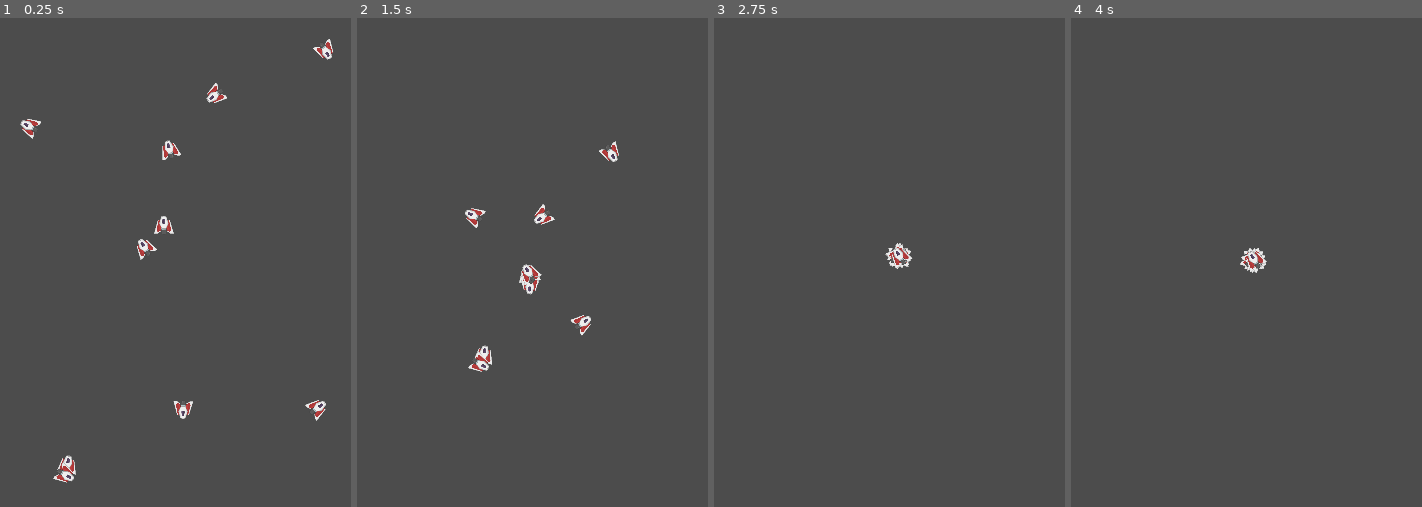
Above: before the commit, frames 1-4 (left to right).
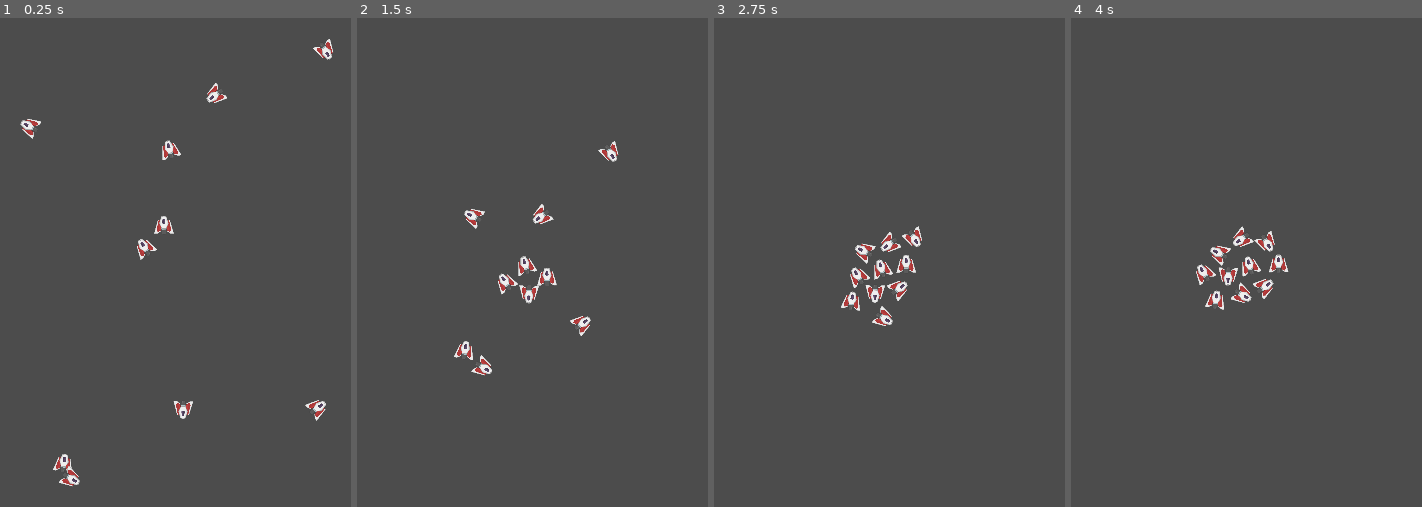
Above: after the commit, the same moments.

Repository: TheHandsomeCoder/GodotBoids
Game: Godot game, scene res://src/main/Main.tscn
Two runs of this game, one before a commit and one after it. Both use one fixed random seed, a clock stepped at 60 frames per second and the inputs below.
Inputs (mouse positions are in pixels of both pictures, inside the frame that each line leads up to):
- Up to frame 1 (0.25 s): no input
- Up to frame 2 (1.5 s): move the mouse to (641, 340) at 0.52 s; move the mouse to (437, 414) at 1.27 s
- Up to frame 3 (2.75 s): move the mouse to (938, 218) at 2.02 s
- Up to frame 4 (4 s): move the mouse to (outside the picture) at 2.77 s; move the mouse to (1393, 487) at 3.52 s

The runs differ from the first frame. In frame 1, 0.3% of the frame differs, in the area x 15-95%, y 8-96%; in frame 2, 1.2%; in frame 3, 1.4%, in the area x 36-60%, y 42-63%; in frame 4, 1.4%.

Commit message:
We have seperation

Diff:
--- a/godot/src/src/boid/Boid.gd
+++ b/godot/src/src/boid/Boid.gd
@@ -19,8 +19,12 @@
 
 func _updatePosition(position: Vector2, velocity: Vector2, delta: float) -> Vector2:
 	_velocity = Vector2.ZERO;
-	_velocity = _calculateCohesion()
+	var coh = _calculateCohesion()
+	var sep = _calculateSeparation()
+	print(coh, sep)
+	_velocity = coh+sep
 	_velocity = (_velocity - position).normalized() * _speed
+
 	return position + _velocity * delta
 
 
@@ -35,9 +39,38 @@
 	return position + _velocity * delta
 
 func _calculateCohesion() -> Vector2:
-	var flock = self.get_parent().get_children();
+	var flock = self.get_parent().get_children()
 	var targetPos = Vector2.ZERO
 	for boid in flock:
 		targetPos += boid.position
 
 	return targetPos / flock.size()
+
+
+# if ((d > 0) && (d < desiredseparation)) {
+#        // Calculate vector pointing away from neighbor
+#        PVector diff = PVector.sub(position, other.position);
+#        diff.normalize();
+#        diff.div(d);        // Weight by distance
+#        steer.add(diff);
+#        count++;            // Keep track of how many
+#      }
+
+func _calculateSeparation() -> Vector2:
+	var minDistance = 25.0;
+	var flock = self.get_parent().get_children()
+	var targetPos = Vector2.ZERO
+	var count = 0;
+	for boid in flock:
+		var distance = position.distance_to(boid.position)
+		if(distance > 0 && distance < minDistance):
+			var differance: Vector2 = position - boid.position
+			differance = differance.normalized()
+			differance =  differance/distance
+			targetPos += differance
+			count += 1
+
+	if(count > 0):
+		 targetPos /= count;
+
+	return targetPos.normalized() * _speed
